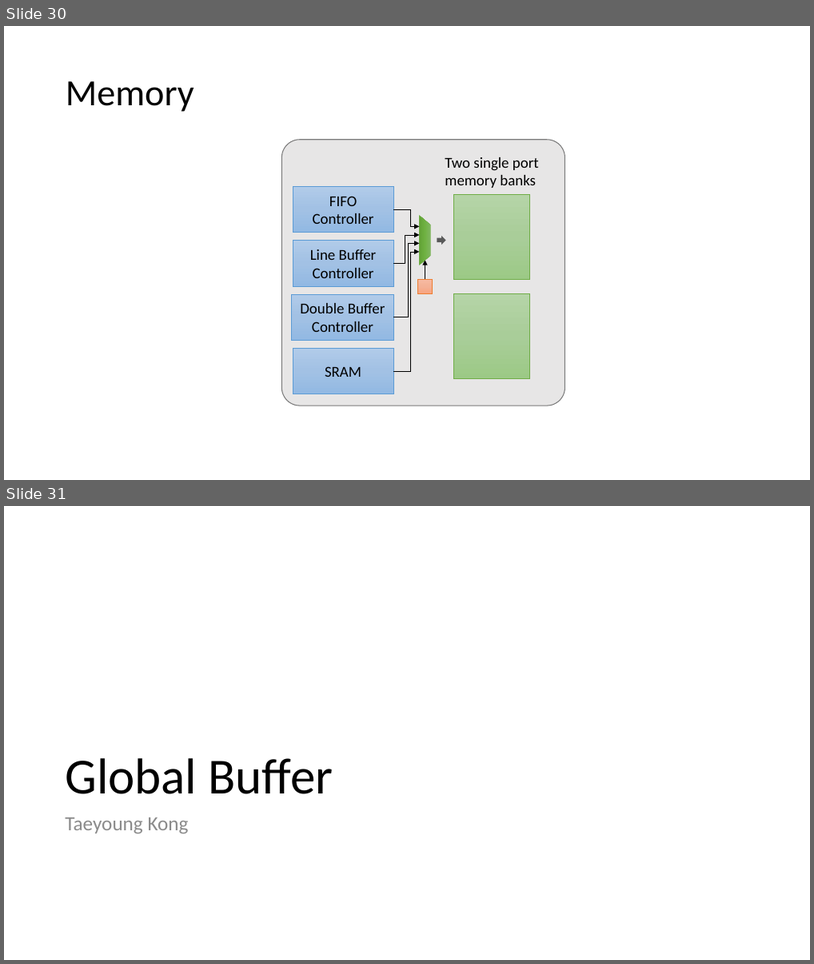
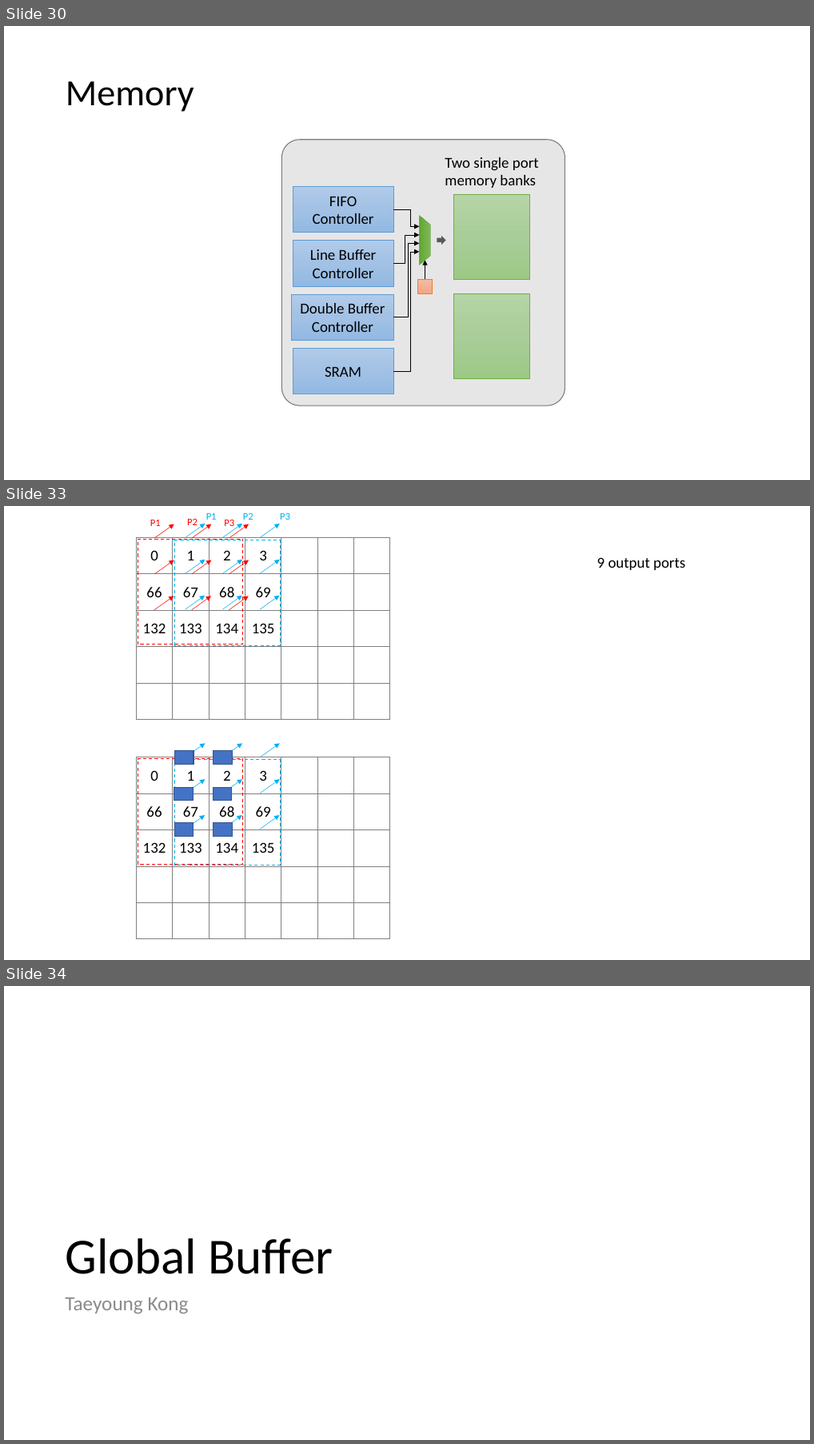
Before and after one commit to StanfordAHA/doc, a slide deck: 2019-05-10-garnet-block-diagrams.pptx. Shown one above the other, each under a label of ours: slides 30 and 31 before the commit, slides 30, 33 and 34 after it; the slides between them are not shown. The pictures are 814x964 and 814x1444 pixels, drawn with LibreOffice and Linux fonts; fonts in the diff are those of the drawing. Boxes give left, top, right and bottom in pixels: in the first picture for what was removed or moved away, otherwise in the second. Text is boxed around its words. In the diff, an @@ line names an element or a change of style, - is before the commit and + after.

```diff
--- a/2019-05-10-garnet-block-diagrams.pptx
+++ b/2019-05-10-garnet-block-diagrams.pptx
@@ slide 33 added at (x1=4, y1=506, x2=810, y2=960), background #FFFFFF @@
@@ text added at (x1=150, y1=520, x2=161, y2=526), 12 pt, text #FF0000 @@
+P1
@@ text added at (x1=187, y1=519, x2=198, y2=525), 12 pt, text #FF0000 @@
+P2
@@ text added at (x1=206, y1=513, x2=217, y2=520), 12 pt, text #00B0F0 @@
+P1
@@ text added at (x1=224, y1=520, x2=234, y2=526), 12 pt, text #FF0000 @@
+P3
@@ text added at (x1=243, y1=513, x2=254, y2=520), 12 pt, text #00B0F0 @@
+P2
@@ text added at (x1=280, y1=513, x2=290, y2=520), 12 pt, text #00B0F0 @@
+P3
@@ table added at (x1=137, y1=537, x2=390, y2=719), 5 rows, 7 columns @@
+0 | 1 | 2 | 3 |  |  | 
+66 | 67 | 68 | 69 |  |  | 
+132 | 133 | 134 | 135 |  |  | 
+ |  |  |  |  |  | 
+ |  |  |  |  |  | 
@@ rectangle added at (x1=138, y1=540, x2=243, y2=644), outline #FF0000 1 pt dashed @@
@@ rectangle added at (x1=175, y1=540, x2=281, y2=645), outline #00B0F0 1 pt dashed @@
@@ text added at (x1=598, y1=557, x2=686, y2=570), 18 pt, text #000000 @@
+9 output ports
@@ group added at (x1=154, y1=524, x2=249, y2=610): 9 arrows @@
@@ group added at (x1=186, y1=524, x2=280, y2=609): 9 arrows @@
@@ table added at (x1=137, y1=757, x2=390, y2=939), 5 rows, 7 columns @@
+0 | 1 | 2 | 3 |  |  | 
+66 | 67 | 68 | 69 |  |  | 
+132 | 133 | 134 | 135 |  |  | 
+ |  |  |  |  |  | 
+ |  |  |  |  |  | 
@@ rectangle added at (x1=138, y1=759, x2=243, y2=864), outline #FF0000 1 pt dashed @@
@@ rectangle added at (x1=174, y1=751, x2=194, y2=764), fill #4472C4, outline #325491 1 pt @@
@@ rectangle added at (x1=175, y1=760, x2=281, y2=864), outline #00B0F0 1 pt dashed @@
@@ rectangle added at (x1=214, y1=751, x2=233, y2=764), fill #4472C4, outline #325491 1 pt @@
@@ rectangle added at (x1=174, y1=788, x2=194, y2=800), fill #4472C4, outline #325491 1 pt @@
@@ rectangle added at (x1=214, y1=788, x2=232, y2=800), fill #4472C4, outline #325491 1 pt @@
@@ group added at (x1=186, y1=743, x2=280, y2=829): 9 arrows @@
@@ rectangle added at (x1=174, y1=823, x2=194, y2=836), fill #4472C4, outline #325491 1 pt @@
@@ rectangle added at (x1=214, y1=822, x2=232, y2=836), fill #4472C4, outline #325491 1 pt @@
@@ what was slide 31 is now slide 34 @@
```
Also in this commit, not shown: 2 other slides added, 6 other files.
